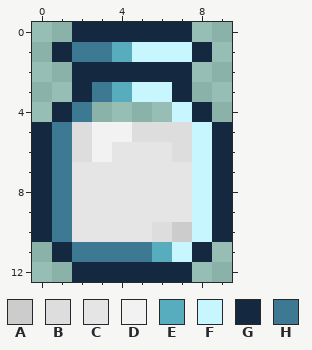
A pixel-art sprite gets an edit: CookieMod/Items/Milk.png. The picture above is the old version.
The file is 20x26 pixels, drawn in blocks of 2x2; one block is one cell here. Colours within 5 levels of each other are drawn and written as one.
Palette (. is transparent): A #cccccc  B #dddddd  C #e5e5e5  D #f2f2f2  E #57adbd  F #c8f6fe  G #142840  H #3e7994
Pixels before, first column x 0:
 0 ..GGGGGG..
 1 .GHHEFFFG.
 2 ..GGGGGG..
 3 ..GHEFFG..
 4 .GH....FG.
 5 GHBDDBBBFG
 6 GHBDCCCBFG
 7 GHCCCCCCFG
 8 GHCCCCCCFG
 9 GHCCCCCCFG
10 GHCCCCBAFG
11 .GHHHHEFG.
12 ..GGGGGG..
After the commit:
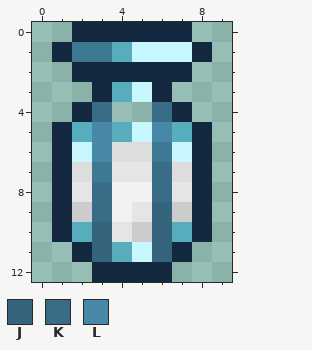
Colours new in this view: J #35657d  K #396d87  L #4788a7
Changes in this commit:
Changed rows in their new state; - is an unchanged pixel.
first column x 0:
 3 --.G--G.--
 4 -.GK--KG.-
 5 .GELEFLEG.
 6 .GFLBBHFG.
 7 .GBH--KBG.
 8 .G-KDDK-G.
 9 .GAKD-JAG.
10 .GEJ-AJEG.
11 -.GJEFJG.-
12 --.----.--
Boxes around the changes in both pictures, in picture pixels (x1, y1, x2, y2):
changed: (32, 82, 232, 282)
